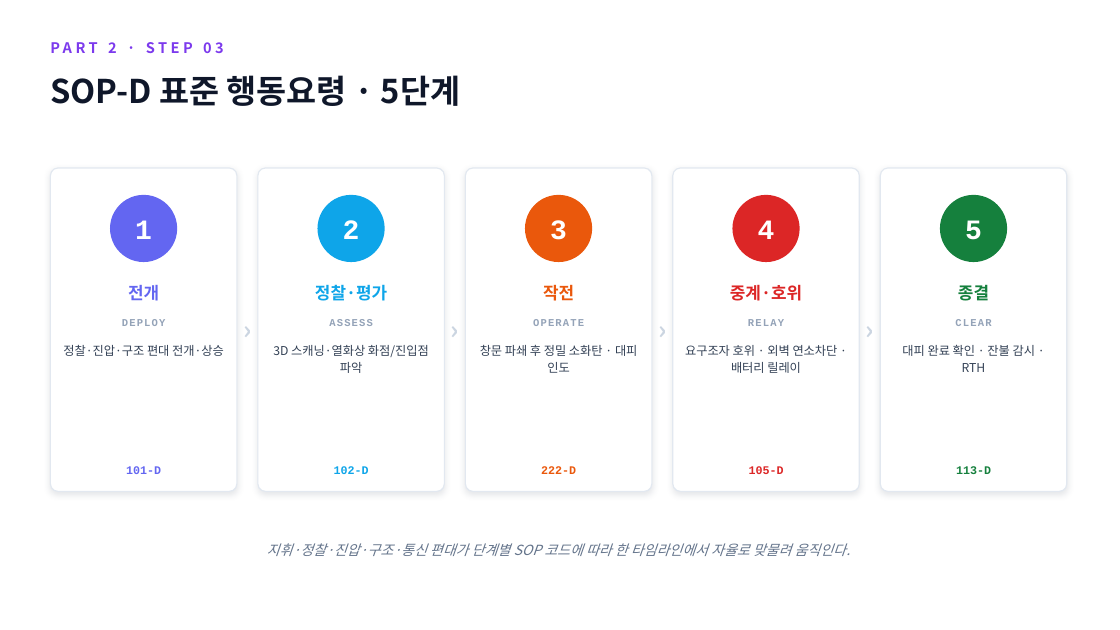
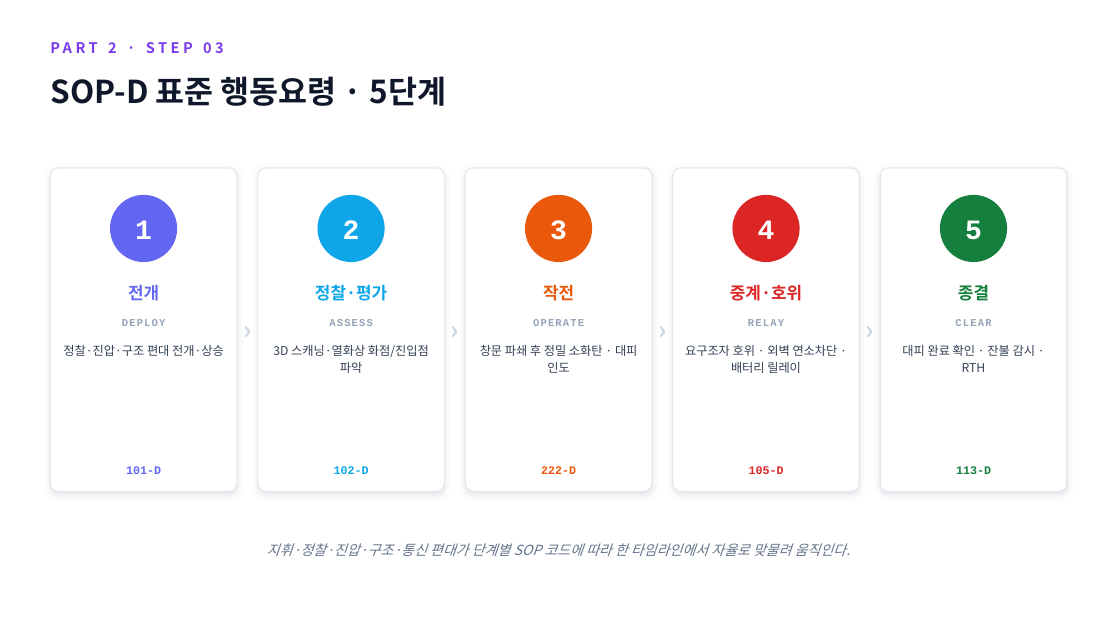
Before and after one commit to bdsm135790-png/noh, a slide deck: slide 12 of presentation/화재빅데이터_드론배치_분석리포트.pptx (slide 13 before the commit). Drawn at 1120x630 pixels with LibreOffice and Linux fonts; fonts in the diff are those of the drawing. Boxes give left, top, right and bottom in pixels: in the first picture for what was removed or moved away, otherwise in the second. Text is boxed around its words. In the diff, an @@ line names an element or a change of style, - is before the commit and + after.

```diff
--- a/presentation/화재빅데이터_드론배치_분석리포트.pptx
+++ b/presentation/화재빅데이터_드론배치_분석리포트.pptx
@@ text "SOP-D 표준 행동요령 · 5단계" at (50, 76, 447, 106): size 28 to 27 pt @@
```
Also in this commit, not shown: 14 other slides changed, 2 slides added, 2 other files.
